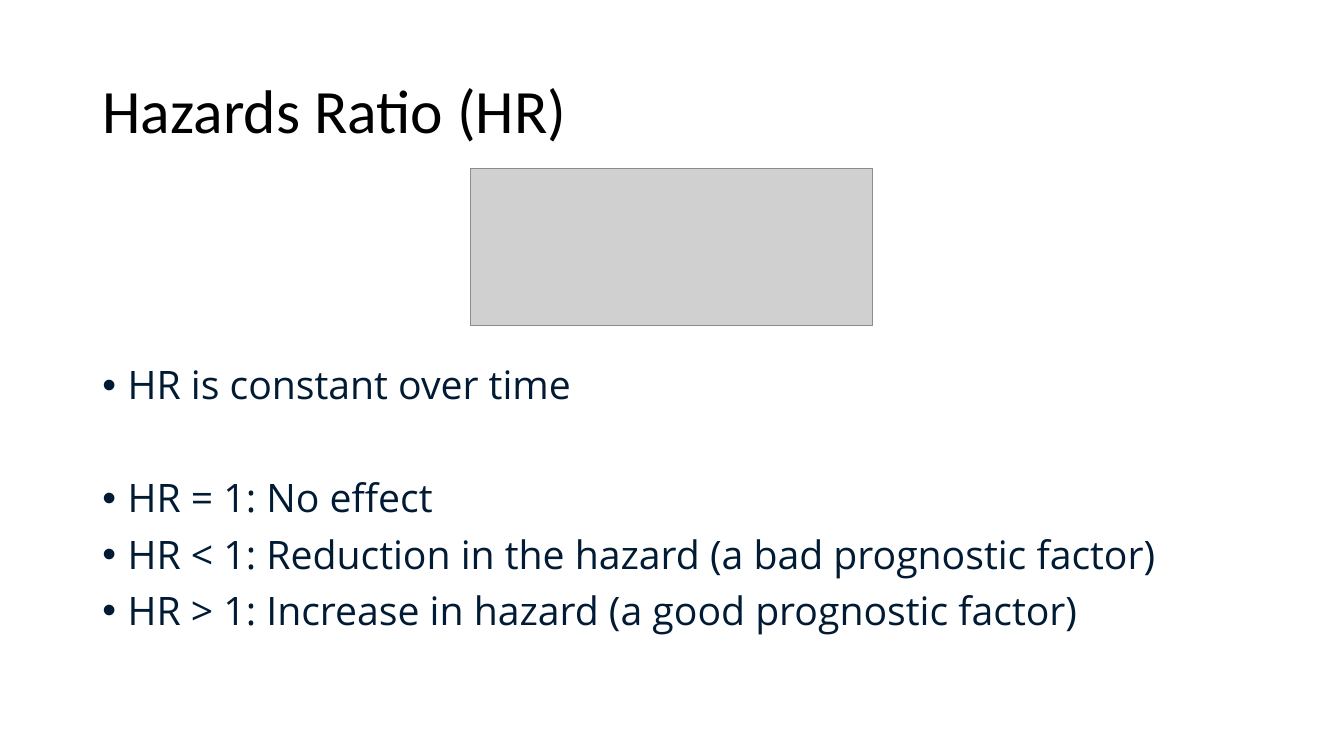
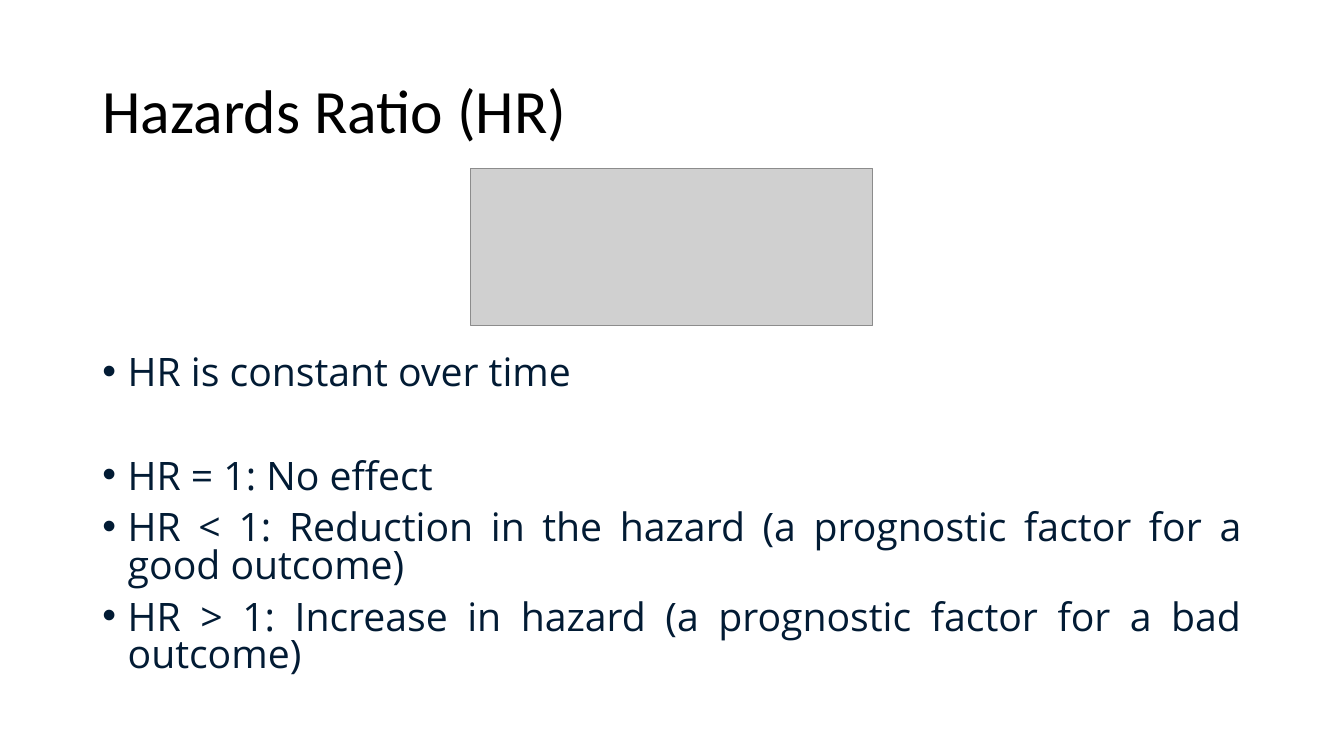
Before and after one commit to UEA-Cancer-Genetics-Lab/MMB-masterclass-biomarkers, a slide deck: slide 5 of Presentations/Survival task.pptx. Drawn at 1344x756 pixels with LibreOffice and Linux fonts; fonts in the diff are those of the drawing; grey boxes stand for pictures. Boxes give left, top, right and bottom in pixels: in the first picture for what was removed or moved away, otherwise in the second. Text is boxed around its words. In the diff, an @@ line names an element or a change of style, - is before the commit and + after.

```diff
--- a/Presentations/Survival task.pptx
+++ b/Presentations/Survival task.pptx
@@ text at [128,357,571,491]: line spacing 0.9 to 0.8 @@
@@ text at [128,511,1242,675]: text changed @@
-• HR < 1: Reduction in the hazard (a bad prognostic factor)
-• HR > 1: Increase in hazard (a good prognostic factor)
+• HR < 1: Reduction in the hazard (a prognostic factor for a good outcome)
+• HR > 1: Increase in hazard (a prognostic factor for a bad outcome)
```
Also in this commit, not shown: 2 other slides changed, 3 other files.
